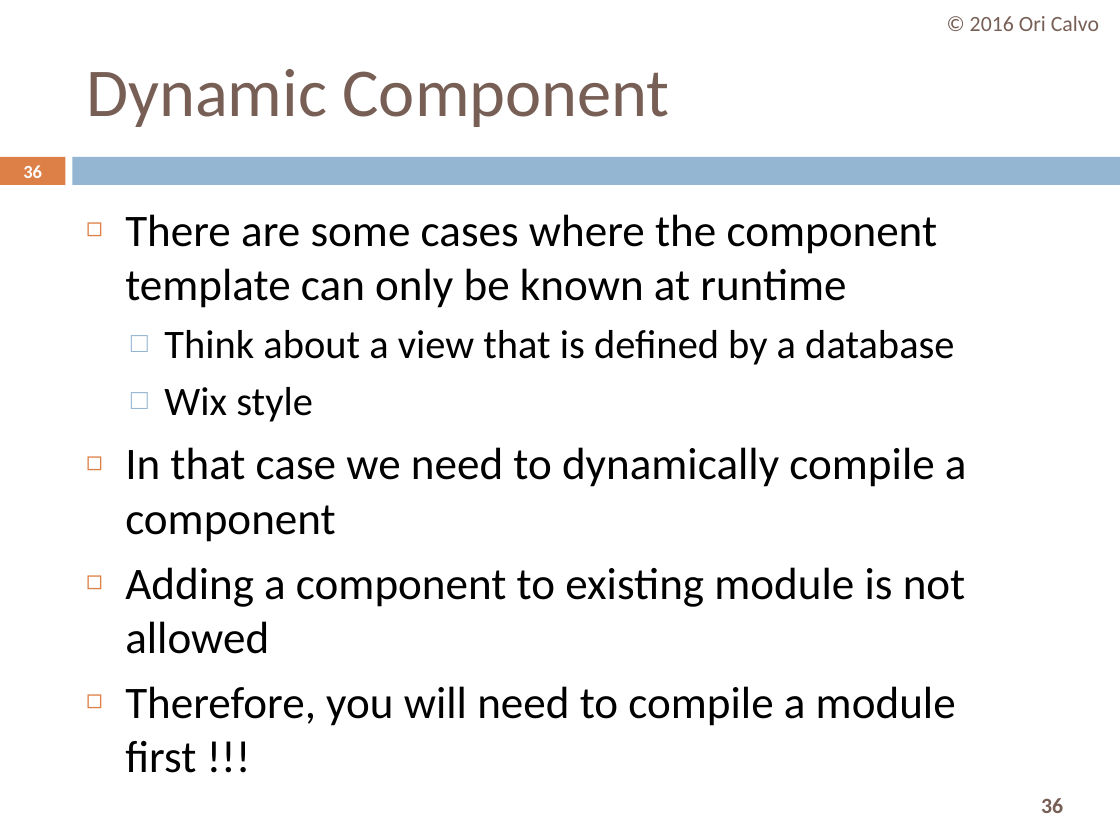
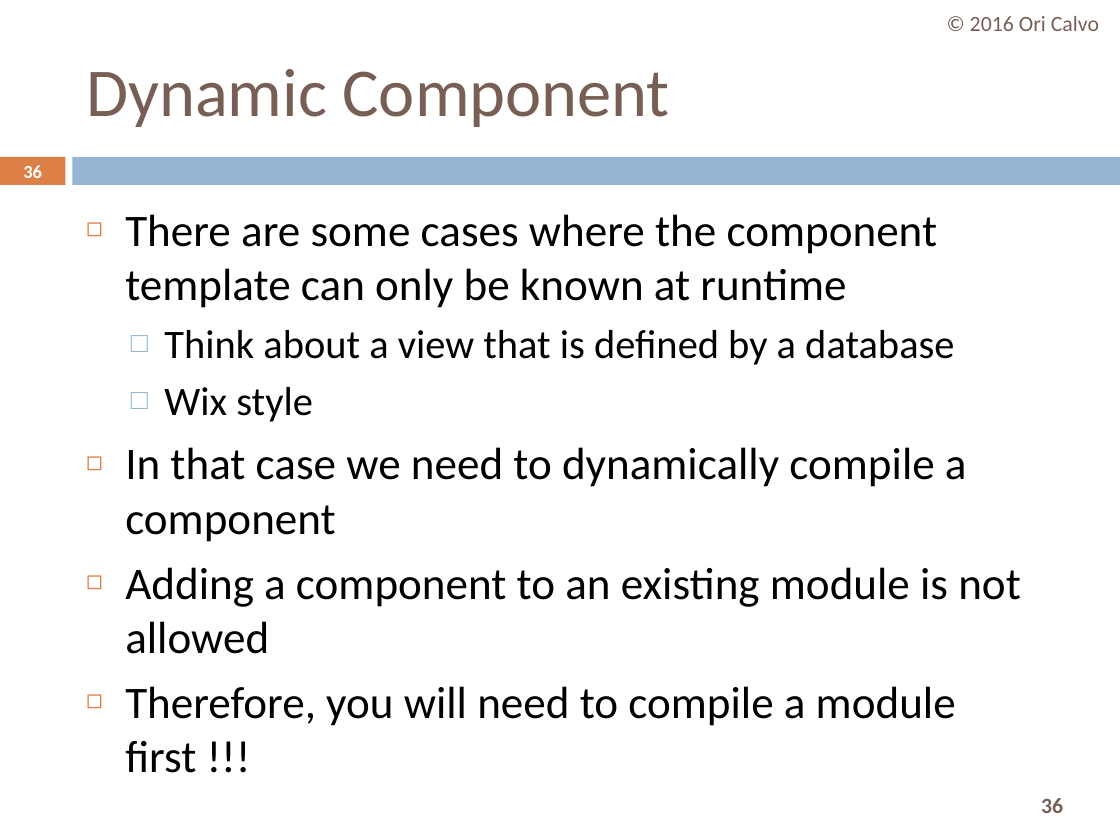
Before and after one commit to oricalvo/course-angular, a slide deck: slide 36 of PPTs/06 Advanced Components.pptx. Drawn at 1120x840 pixels with LibreOffice and Linux fonts; fonts in the diff are those of the drawing. Boxes give left, top, right and bottom in pixels: in the first picture for what was removed or moved away, otherwise in the second. Text is boxed around its words. In the diff, an @@ line names an element or a change of style, - is before the commit and + after.

```diff
--- a/PPTs/06 Advanced Components.pptx
+++ b/PPTs/06 Advanced Components.pptx
@@ text at [125,567,1021,654]: text changed @@
-◻ Adding a component to existing module is not allowed
+◻ Adding a component to an existing module is not allowed
```
Also in this commit, not shown: 3 other slides changed, 3 slides added, 25 other files.
